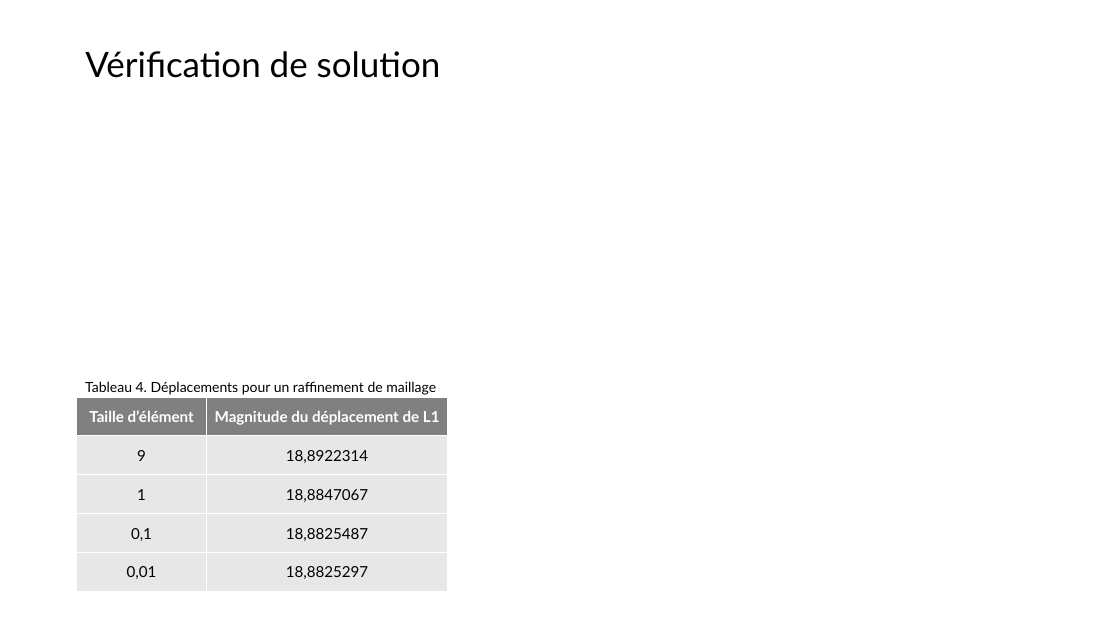
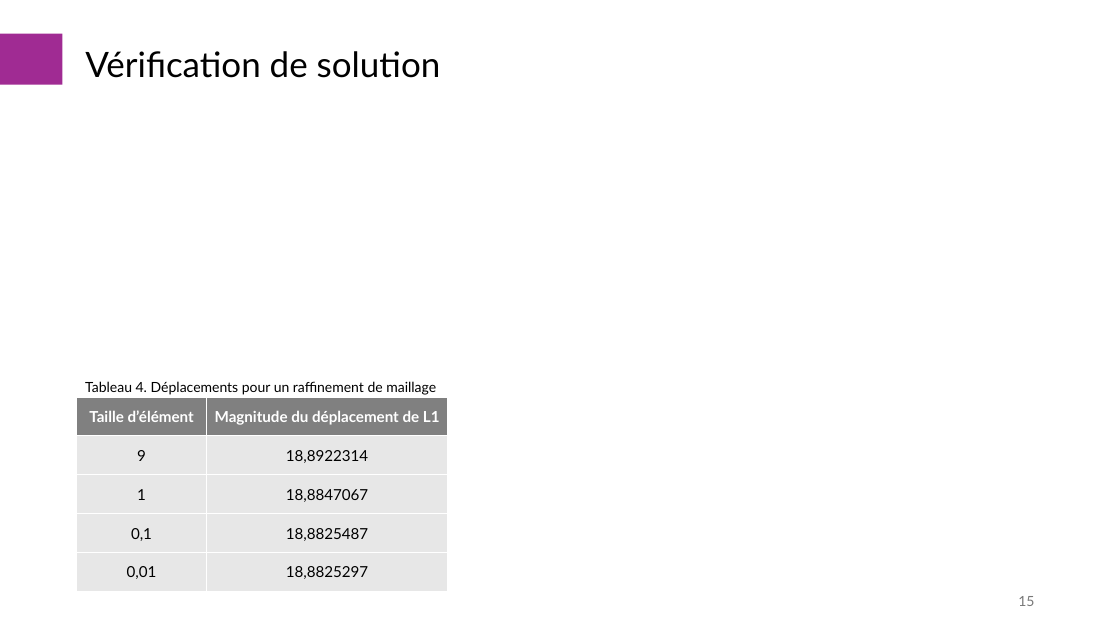
Before and after one commit to AcileSf/MEC8211ProjetFinal, a slide deck: slide 15 of Rapport_Projet_V1.pptx. Drawn at 1120x630 pixels with LibreOffice and Linux fonts; fonts in the diff are those of the drawing; grey boxes stand for pictures. Boxes give left, top, right and bottom in pixels: in the first picture for what was removed or moved away, otherwise in the second. Text is boxed around its words. In the diff, an @@ line names an element or a change of style, - is before the commit and + after.

```diff
--- a/Rapport_Projet_V1.pptx
+++ b/Rapport_Projet_V1.pptx
@@ rectangle added at bbox=[0, 34, 62, 85], fill #A02B93 @@
@@ page number added at bbox=[1018, 596, 1034, 606], 12 pt, text #797979 @@
+15
```
Also in this commit, not shown: 24 other slides changed, 1 other file.
